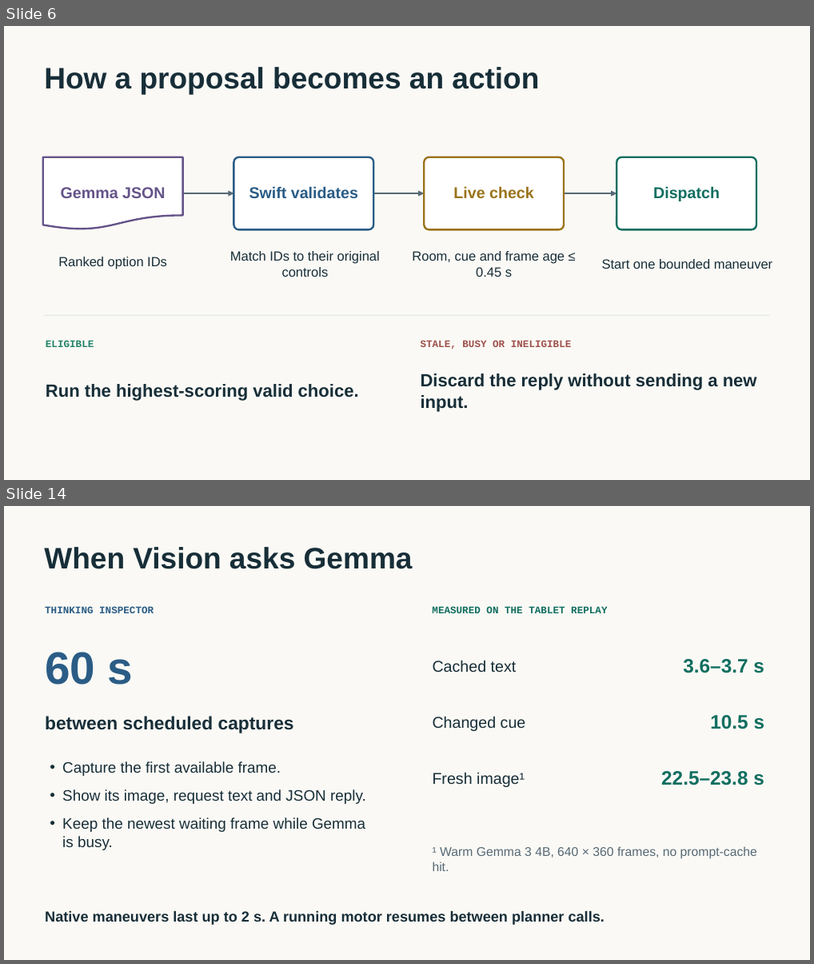
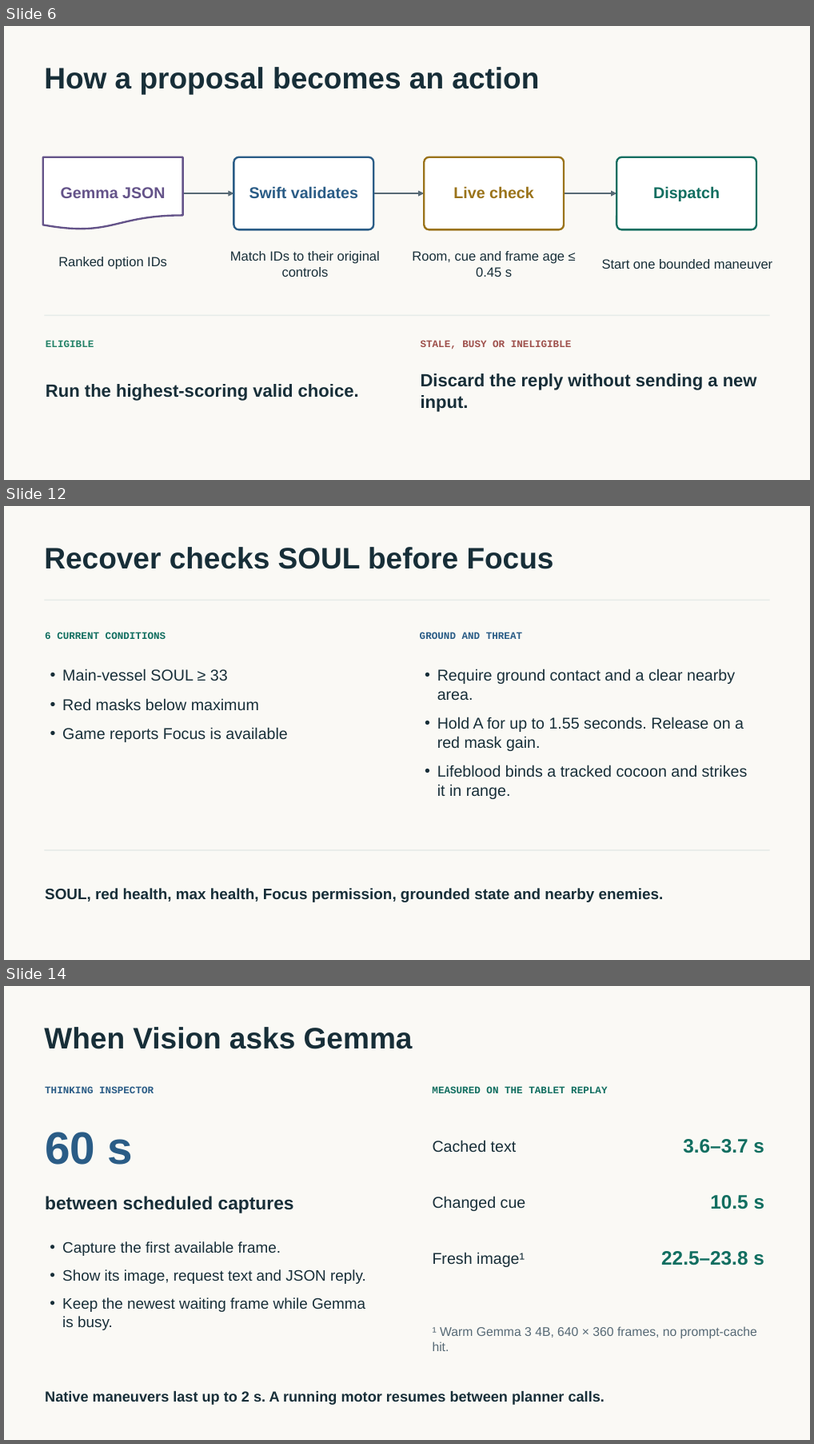
Before and after one commit to tabutyn/hollow-knight-vision, a slide deck: docs/playing-policies/playing-policies.pptx. Shown one above the other, each under a label of ours: slides 6 and 14 before the commit, slides 6, 12 and 14 after it; the slides between them are not shown. The pictures are 814x964 and 814x1444 pixels, drawn with LibreOffice and Linux fonts; fonts in the diff are those of the drawing. Boxes give left, top, right and bottom in pixels: in the first picture for what was removed or moved away, otherwise in the second. Text is boxed around its words. In the diff, an @@ line names an element or a change of style, - is before the commit and + after.

Commit message:
Bind Gemma policy scores to live targets and verify the handoff in game

```diff
--- a/docs/playing-policies/playing-policies.pptx
+++ b/docs/playing-policies/playing-policies.pptx
@@ slide 12 added at <box>4,506,810,960</box>, background #FAF9F5 @@
@@ text added at <box>44,547,554,569</box>, 35.2 pt, text #172E38, bold @@
+Recover checks SOUL before Focus
@@ rectangle added at <box>45,599,770,600</box>, fill #E6EBE8 @@
@@ text added at <box>45,632,166,639</box>, 12 pt, text #116E60, bold @@
+6 CURRENT CONDITIONS
@@ text added at <box>420,632,522,639</box>, 12 pt, text #2A5C86, bold @@
+GROUND AND THREAT
@@ text added at <box>62,668,288,742</box>, 18.8 pt, text #172E38 @@
+• Main-vessel SOUL ≥ 33
+• Red masks below maximum
+• Game reports Focus is available
@@ text added at <box>438,668,748,799</box>, 18.8 pt, text #172E38 @@
+• Require ground contact and a clear nearby area.
+• Hold A for up to 1.55 seconds. Release on a red mask gain.
+• Lifeblood binds a tracked cocoon and strikes it in range.
@@ rectangle added at <box>45,850,770,851</box>, fill #E6EBE8 @@
@@ text added at <box>45,888,664,902</box>, 18 pt, text #172E38, bold @@
+SOUL, red health, max health, Focus permission, grounded state and nearby enemies.
```
Also in this commit, not shown: 3 slides changed, 8 other slides added, 9 slides removed, 33 other files.
